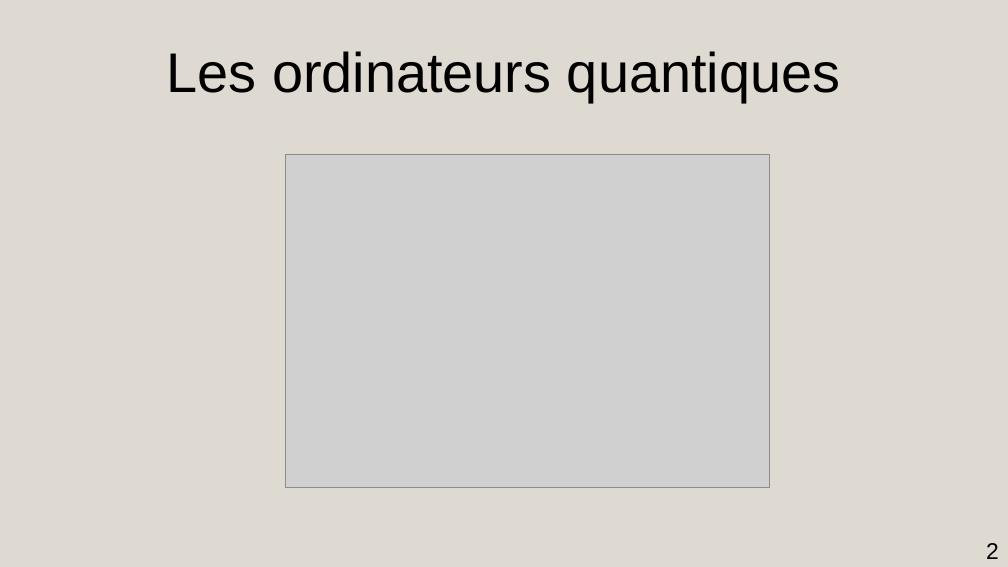
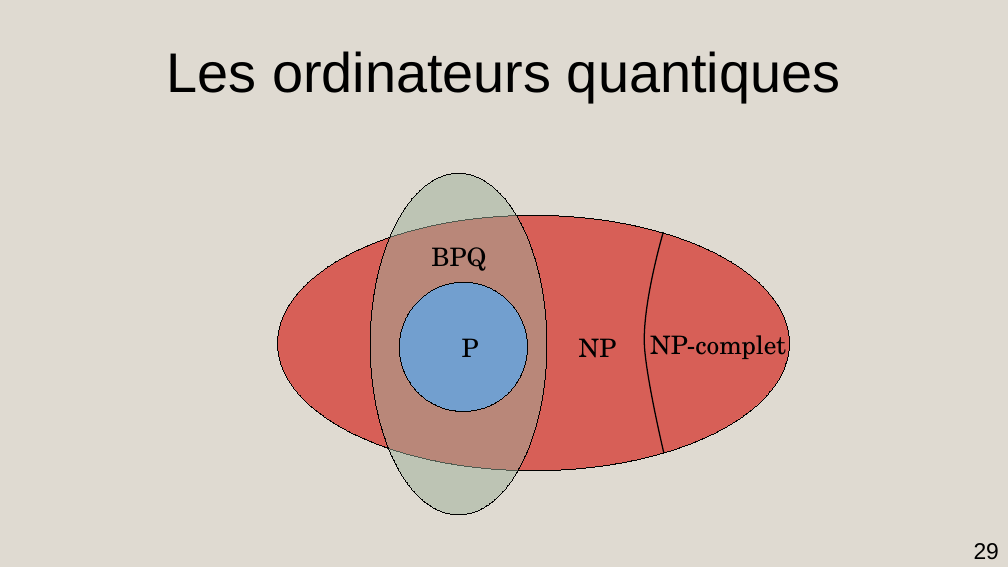
Before and after one commit to AmdaU/presentations, a slide deck: slide 29 of Seminaire/Seminaire.odp (slide 2 before the commit). Drawn at 1008x567 pixels with LibreOffice and Linux fonts; fonts in the diff are those of the drawing; grey boxes stand for pictures. Boxes give left, top, right and bottom in pixels: in the first picture for what was removed or moved away, otherwise in the second. Text is boxed around its words. In the diff, an @@ line names an element or a change of style, - is before the commit and + after.

```diff
--- a/Seminaire/Seminaire.odp
+++ b/Seminaire/Seminaire.odp
@@ picture removed at (285,155,770,488) @@
@@ group added at (278,173,790,515): 4 texts, 3 ellipses, 1 freeform shape @@
+NP
+P
+BPQ
+NP-complet
@@ page number at (974,543,999,559): text changed @@
-2
+29
```
Also in this commit, not shown: 12 other slides changed, 9 slides added, 5 slides removed, 24 other files.
